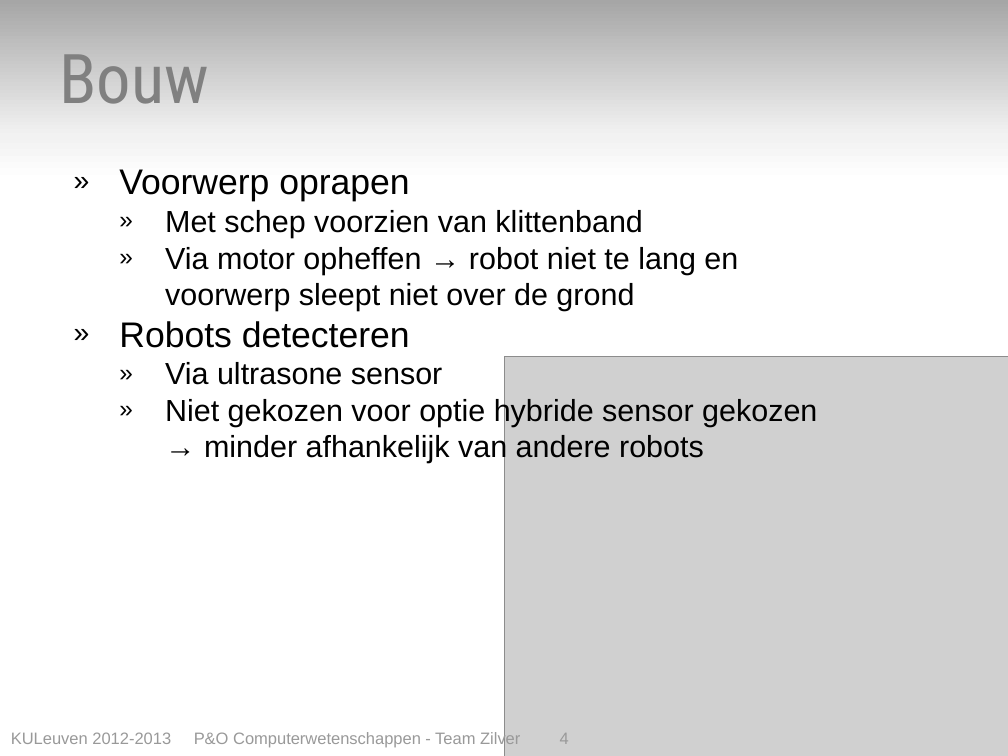
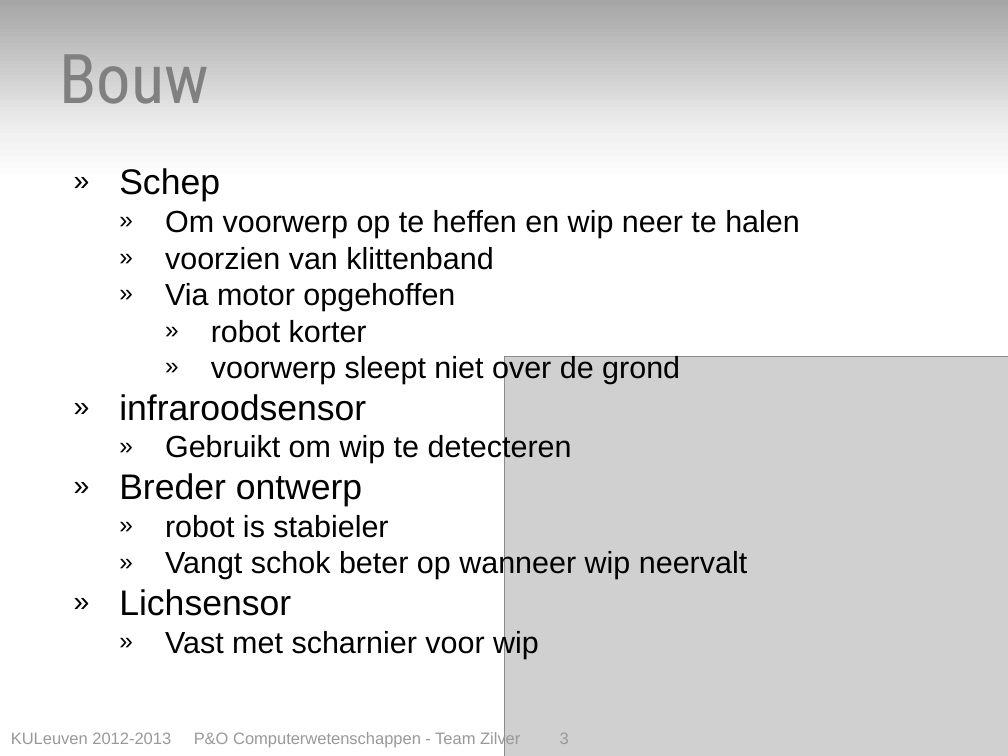
Before and after one commit to toonn/SilverSurfer, a slide deck: slide 3 of SilverSurferVerslag/Presentatie/Presentatie eindverslag - team zilver.pptx (slide 4 before the commit). Drawn at 1008x756 pixels with LibreOffice and Linux fonts; fonts in the diff are those of the drawing; grey boxes stand for pictures. Boxes give left, top, right and bottom in pixels: in the first picture for what was removed or moved away, otherwise in the second. Text is boxed around its words. In the diff, an @@ line names an element or a change of style, - is before the commit and + after.

```diff
--- a/SilverSurferVerslag/Presentatie/Presentatie eindverslag - team zilver.pptx
+++ b/SilverSurferVerslag/Presentatie/Presentatie eindverslag - team zilver.pptx
@@ text at [119,168,800,343]: text changed @@
-» Voorwerp oprapen
-        » Met schep voorzien van klittenband
-        » Via motor opheffen → robot niet te lang en
+» Schep
+  » Om voorwerp op te heffen en wip neer te halen
+        » voorzien van klittenband
+        » Via motor opgehoffen
+          » robot korter
@@ text at [211,354,680,384]: bullet none to »; list level 5 to 6 in "voorwerp sleept niet over de ..." @@
@@ text at [119,515,747,658]: text changed @@
-» Robots detecteren
-        » Via ultrasone sensor
-        » Niet gekozen voor optie hybride sensor gekozen
-        → minder afhankelijk van andere robots
+» infraroodsensor
+  » Gebruikt om wip te detecteren
+» Breder ontwerp
+  » robot is stabieler
+  » Vangt schok beter op wanneer wip neervalt
+» Lichsensor
+  » Vast met scharnier voor wip
@@ text at [11,731,569,748]: text changed @@
-KULeuven 2012-2013 P&O Computerwetenschappen - Team Zilver 4
+KULeuven 2012-2013 P&O Computerwetenschappen - Team Zilver 3
```
Also in this commit, not shown: 6 other slides changed, 3 slides added, 3 slides removed.
